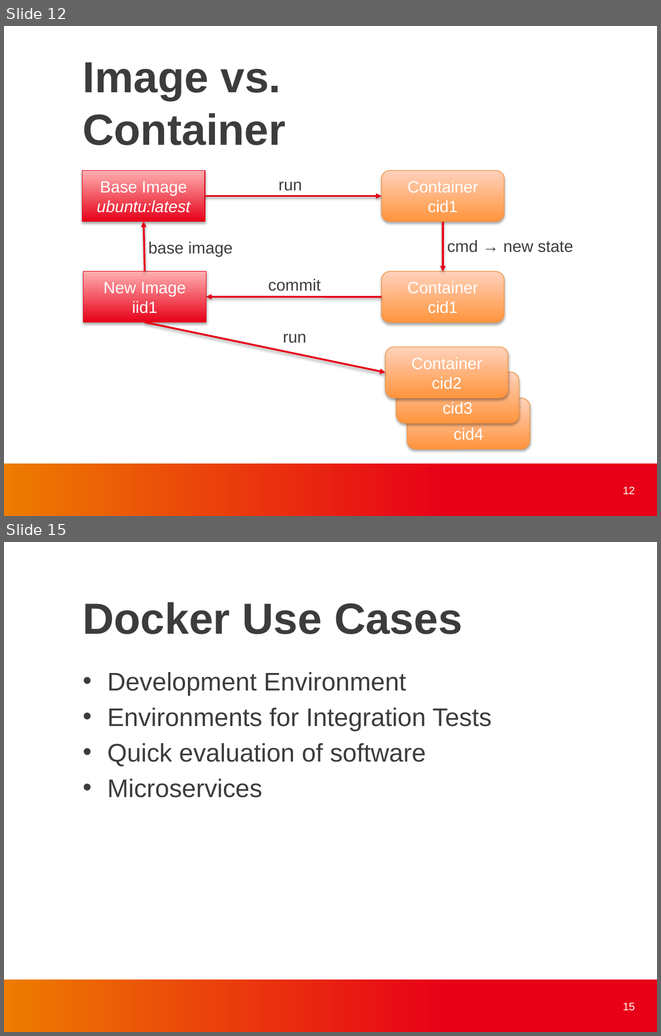
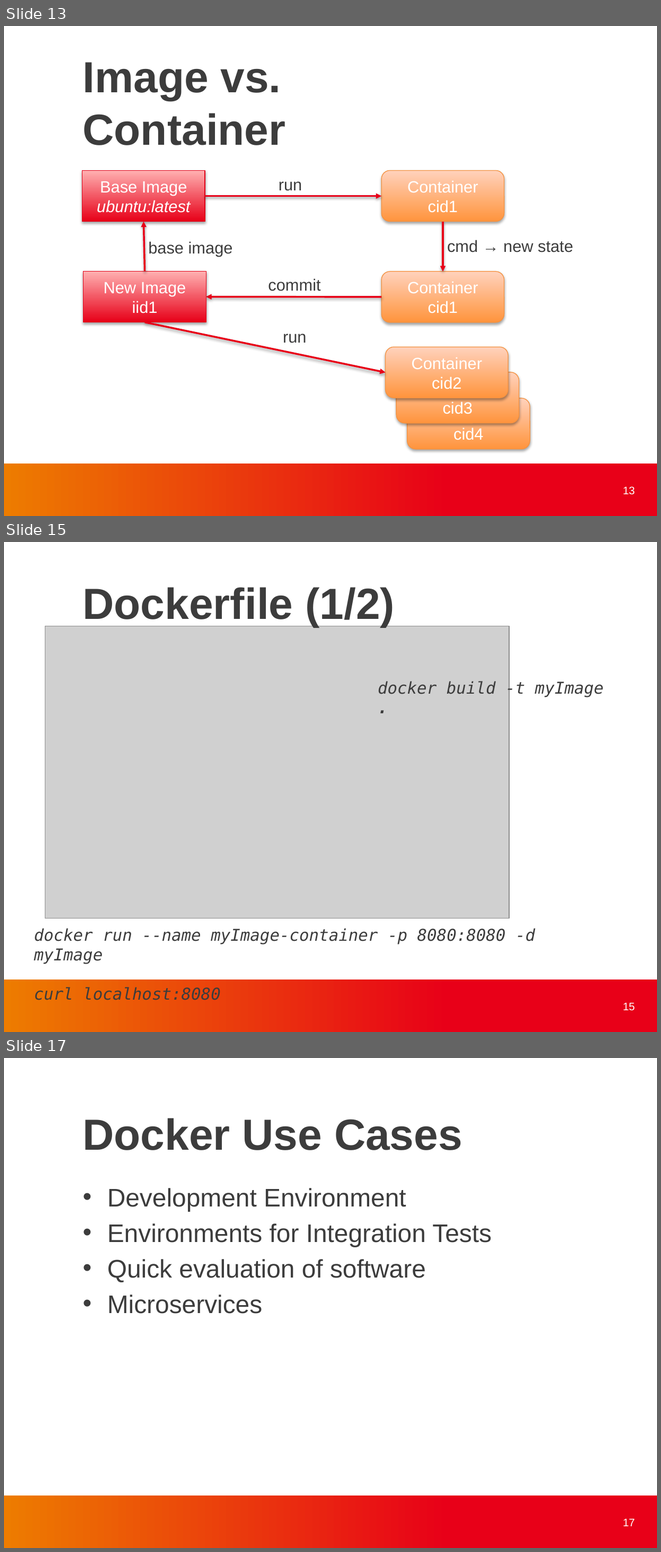
Before and after one commit to finneon/docker, a slide deck: docker_present.pptx. Shown one above the other, each under a label of ours: slides 12 and 15 before the commit, slides 13, 15 and 17 after it; the slides between them are not shown. The pictures are 661x1036 and 661x1552 pixels, drawn with LibreOffice and Linux fonts; fonts in the diff are those of the drawing; grey boxes stand for pictures; background and template pictures are left out. Boxes give left, top, right and bottom in pixels: in the first picture for what was removed or moved away, otherwise in the second. Text is boxed around its words. In the diff, an @@ line names an element or a change of style, - is before the commit and + after.

Commit message:
Update opensaf-cluster script
- Update README
- Fix docker-build to use opensaf repo of input
- Update docker_present slide

```diff
--- a/docker_present.pptx
+++ b/docker_present.pptx
@@ slide 15 added at (4, 542, 657, 1032), background #FFFFFF; not listed: 1 template element that a slide beside it also shows @@
@@ text added at (83, 587, 395, 627), 48 pt, text #3C3C3C, bold @@
+Dockerfile (1/2)
@@ picture added at (45, 626, 510, 918) @@
@@ text added at (378, 680, 604, 697), 18 pt, text #3C3C3C, italic @@
+docker build -t myImage .
@@ text added at (34, 928, 535, 1000), 18 pt, text #3C3C3C, italic @@
+docker run --name myImage-container -p 8080:8080 -d myImage
+curl localhost:8080
@@ page number added at (623, 1003, 635, 1011), 12 pt, text #FFFFFF @@
+15
@@ what was slide 12 is now slide 13 @@
@@ page number at (623, 486, 635, 495): text changed @@
-12
+13
@@ what was slide 15 is now slide 17 @@
@@ page number at (623, 1519, 635, 1526): text changed @@
-15
+17
```
Also in this commit, not shown: 5 slides changed, 1 other slide added, 2 other files.
